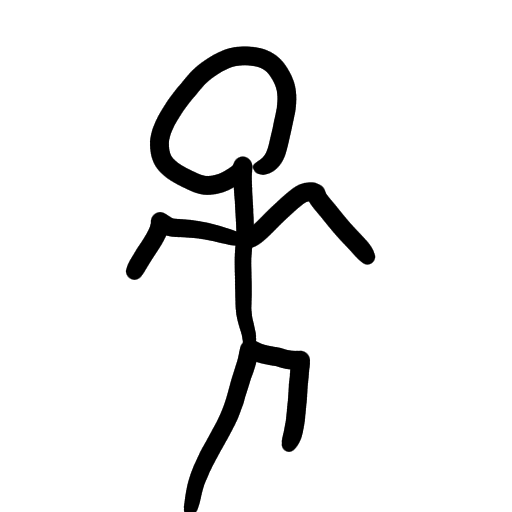
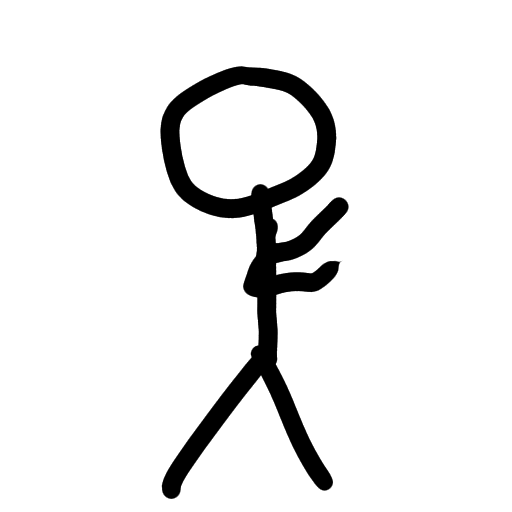
Revision of a layered 512×512 image; what changed, layer by layer:
painted on "Maalitaso 1" over [128, 64, 376, 512]
